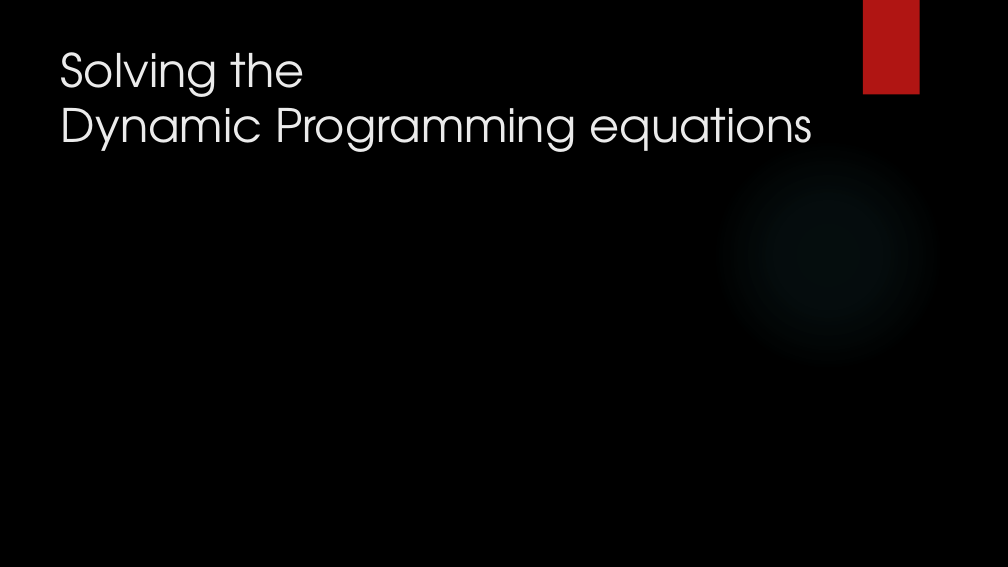
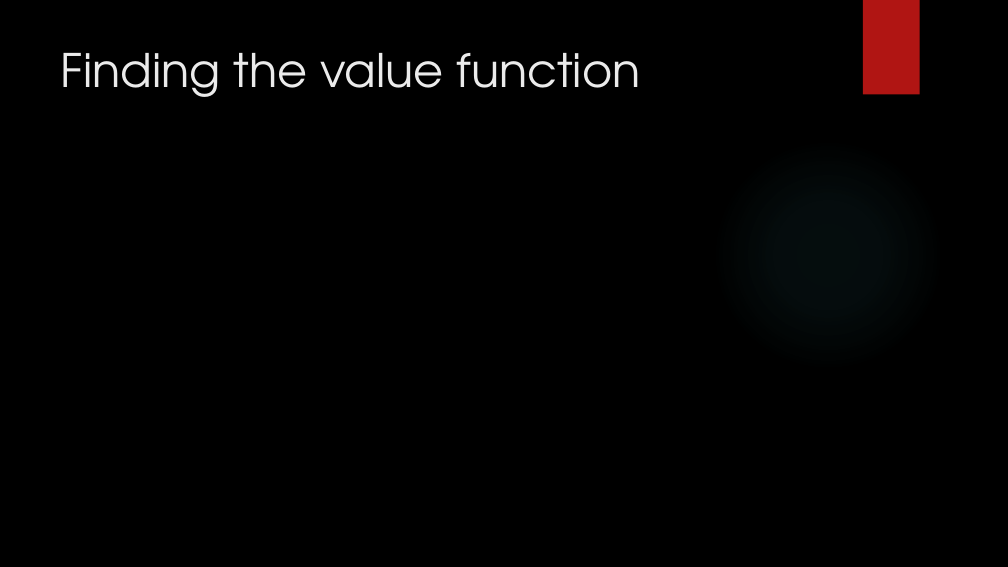
Before and after one commit to Brucknem-TUMProjects/Get-me-out-of-here, a slide deck: slide 17 of Seminararbeit/Get me out of here.pptx (slide 10 before the commit). Drawn at 1008x567 pixels with LibreOffice and Linux fonts; fonts in the diff are those of the drawing; grey boxes stand for pictures; background and template pictures are left out. Boxes give left, top, right and bottom in pixels: in the first picture for what was removed or moved away, otherwise in the second. Text is boxed around its words. In the diff, an @@ line names an element or a change of style, - is before the commit and + after.

```diff
--- a/Seminararbeit/Get me out of here.pptx
+++ b/Seminararbeit/Get me out of here.pptx
@@ title at [61,53,641,97]: text changed @@
-Solving the
-Dynamic Programming equations
+Finding the value function
```
Also in this commit, not shown: 3 other slides changed, 9 slides added, 19 other files.
